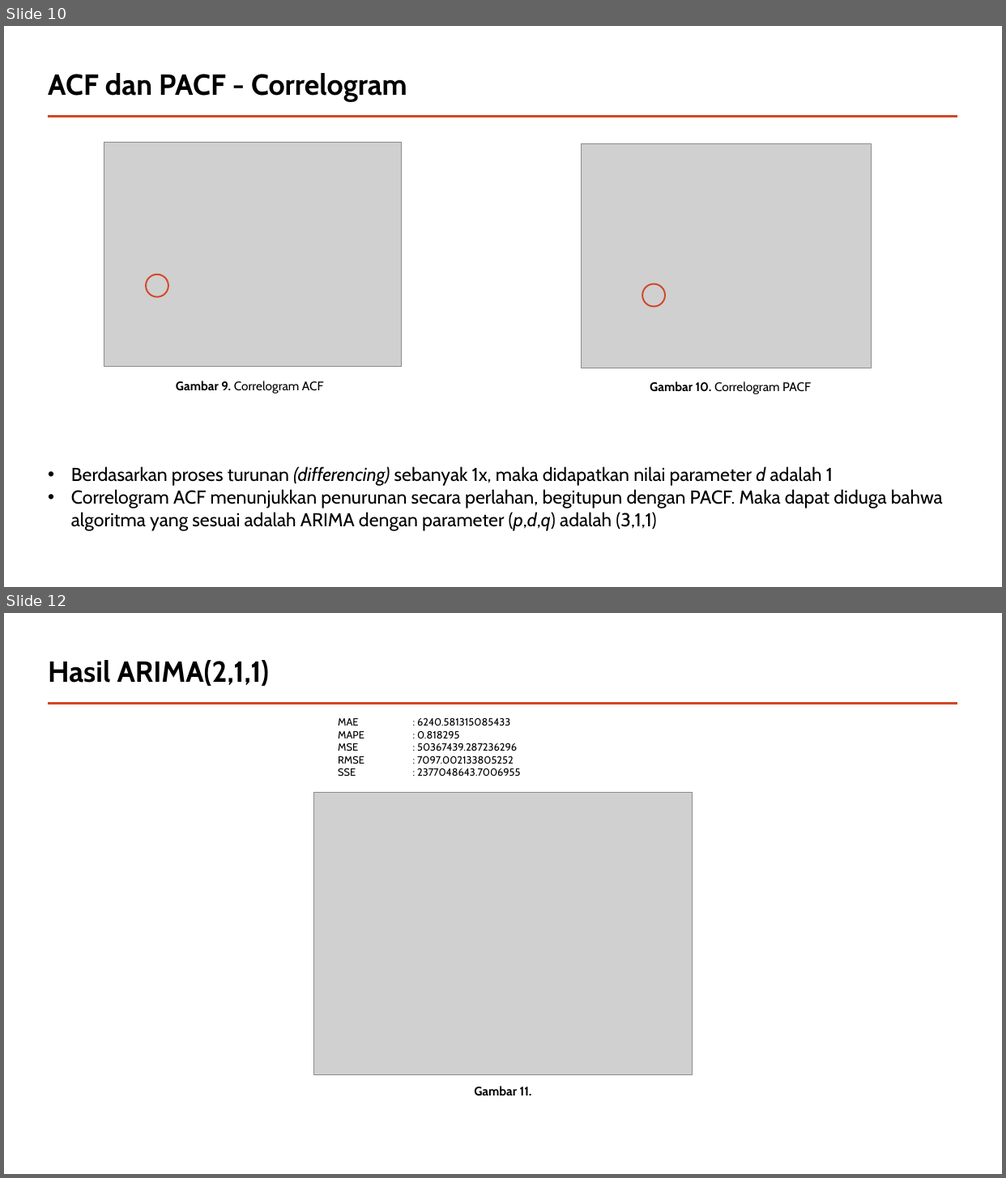
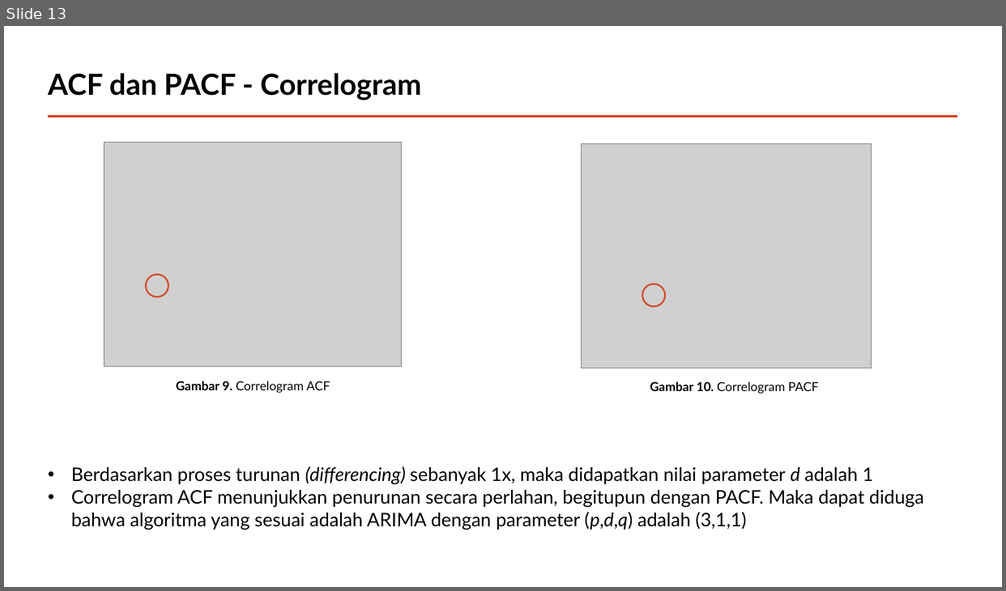
Before and after one commit to andrewmanuelt/arima, a slide deck: Presentasi.pptx. Shown one above the other, each under a label of ours: slides 10 and 12 before the commit, slide 13 after it; the slides between them are not shown. The pictures are 1006x1178 and 1006x591 pixels, drawn with LibreOffice and Linux fonts; fonts in the diff are those of the drawing; grey boxes stand for pictures. Boxes give left, top, right and bottom in pixels: in the first picture for what was removed or moved away, otherwise in the second. Text is boxed around its words. In the diff, an @@ line names an element or a change of style, - is before the commit and + after.

```diff
--- a/Presentasi.pptx
+++ b/Presentasi.pptx
@@ slide 12 removed at (4,613,1002,1174), background #FFFFFF; not listed: 1 template element that a slide beside it also shows @@
@@ title removed at (48,660,270,686) @@
-Hasil ARIMA(2,1,1)
@@ text removed at (338,718,521,776) @@
-MAE : 6240.581315085433
-MAPE : 0.818295
-MSE : 50367439.287236296
-RMSE : 7097.002133805252
-SSE : 2377048643.7006955
@@ picture removed at (313,793,692,1076) @@
@@ text removed at (474,1086,532,1096) @@
-Gambar 11.
@@ what was slide 10 is now slide 13 @@
@@ slide 13 changed as well @@
@@ font Cabin to Lato in 4 elements at (48,73,421,101), (176,381,330,393), (650,382,819,394), (71,467,924,531) @@
```
Also in this commit, not shown: 12 other slides changed, 5 slides added, 1 other slide removed.
